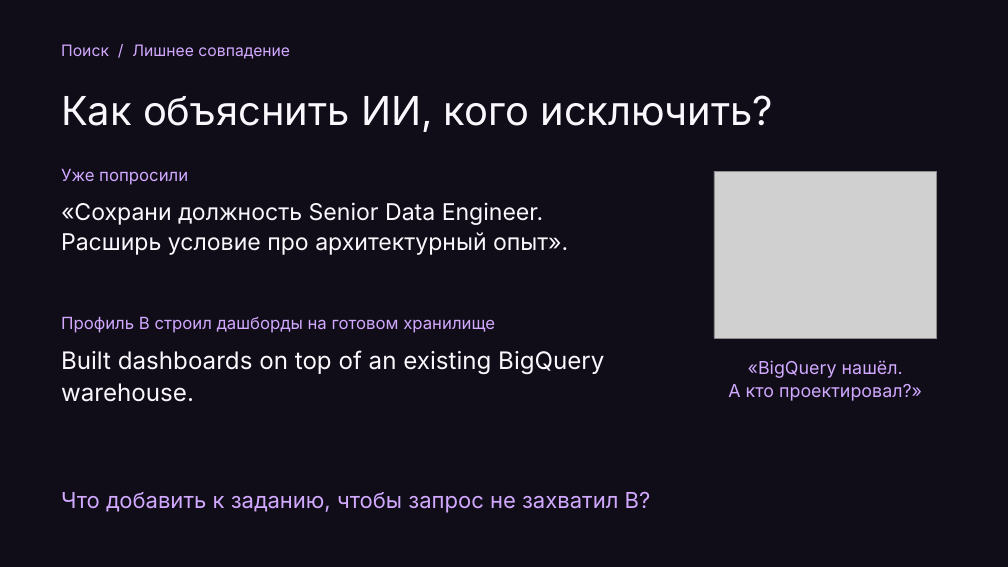
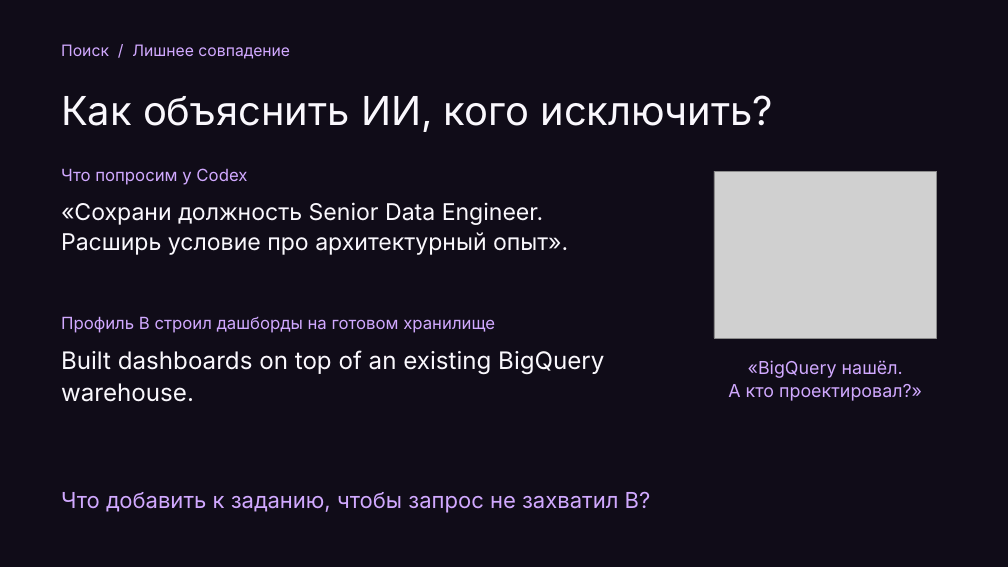
Before and after one commit to Da6ka/ta-meetup-ai-sourcing-2026-11-19, a slide deck: slide 17 of materials/spb-it-recruiter-meetup.pptx (slide 16 before the commit). Drawn at 1008x567 pixels with LibreOffice and Linux fonts; fonts in the diff are those of the drawing; grey boxes stand for pictures. Boxes give left, top, right and bottom in pixels: in the first picture for what was removed or moved away, otherwise in the second. Text is boxed around its words. In the diff, an @@ line names an element or a change of style, - is before the commit and + after.

```diff
--- a/materials/spb-it-recruiter-meetup.pptx
+++ b/materials/spb-it-recruiter-meetup.pptx
@@ text at [61, 168, 247, 185]: text changed @@
-Уже попросили
+Что попросим у Codex
```
Also in this commit, not shown: 17 other slides changed, 7 slides added, 6 slides removed, 11 other files.
